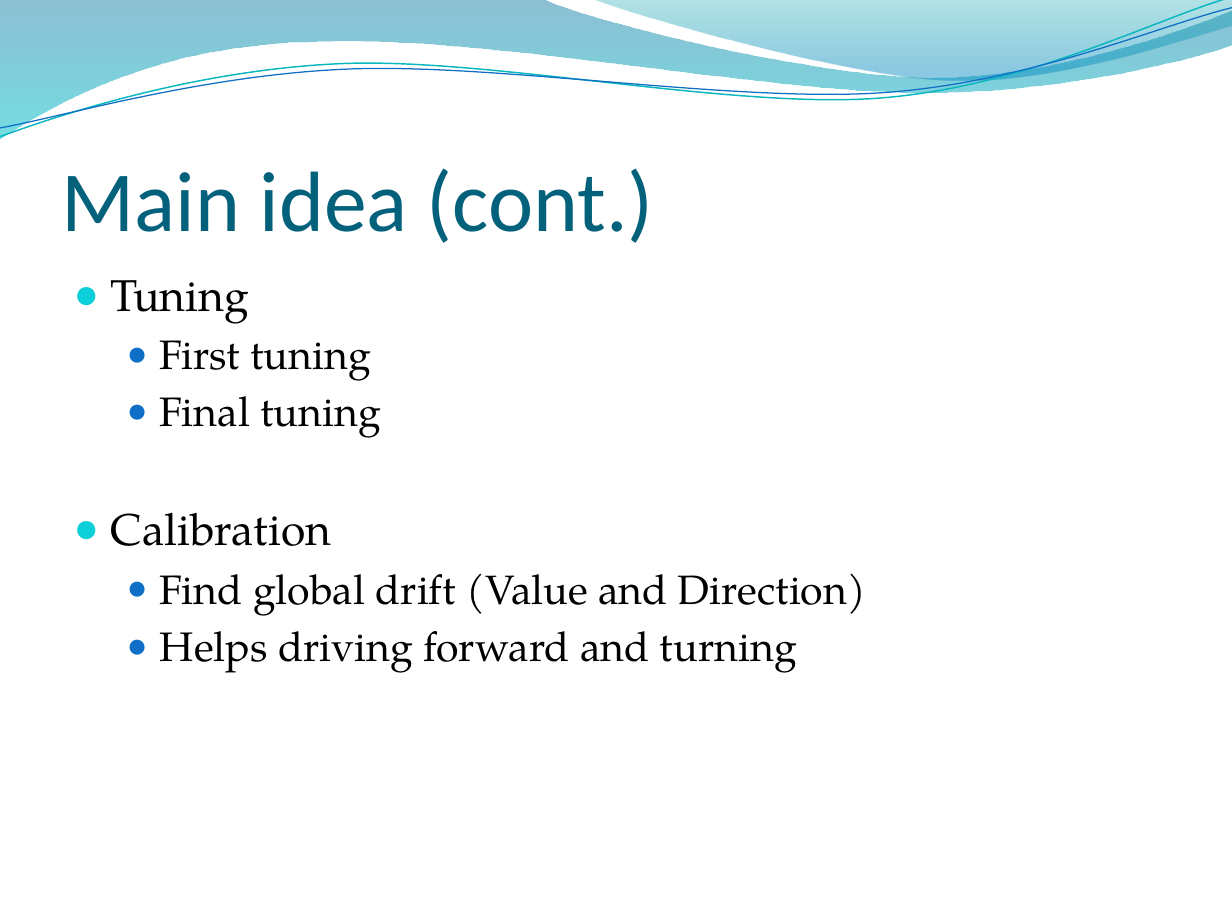
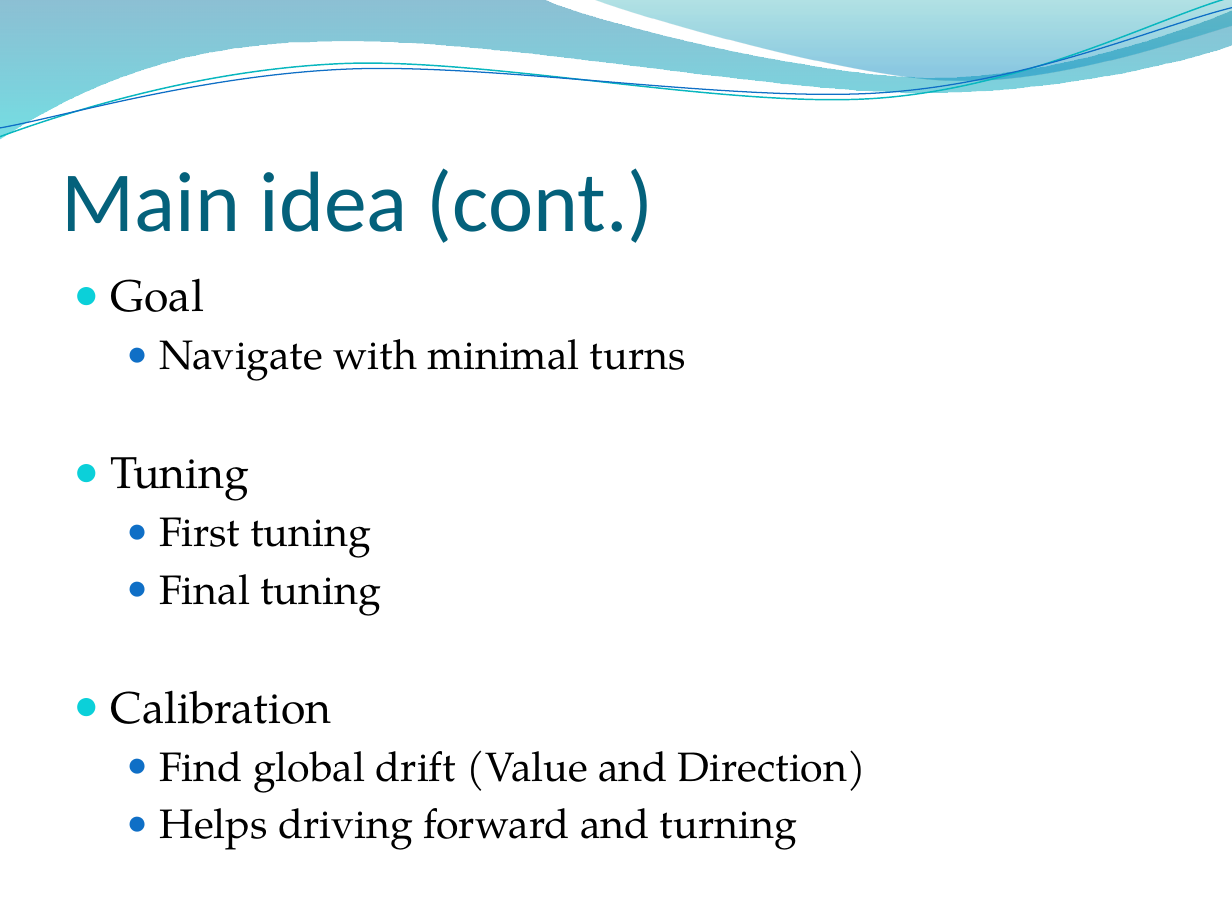
Before and after one commit to haniayoub/nemala, a slide deck: slide 4 of docs/Nemala.pptx. Drawn at 1232x924 pixels with LibreOffice and Linux fonts; fonts in the diff are those of the drawing; background and template pictures are left out. Boxes give left, top, right and bottom in pixels: in the first picture for what was removed or moved away, otherwise in the second. Text is boxed around its words. In the diff, an @@ line names an element or a change of style, - is before the commit and + after.

```diff
--- a/docs/Nemala.pptx
+++ b/docs/Nemala.pptx
@@ text at <box>111,278,686,381</box>: paragraphs added @@
+● Goal
+  ● Navigate with minimal turns
```
